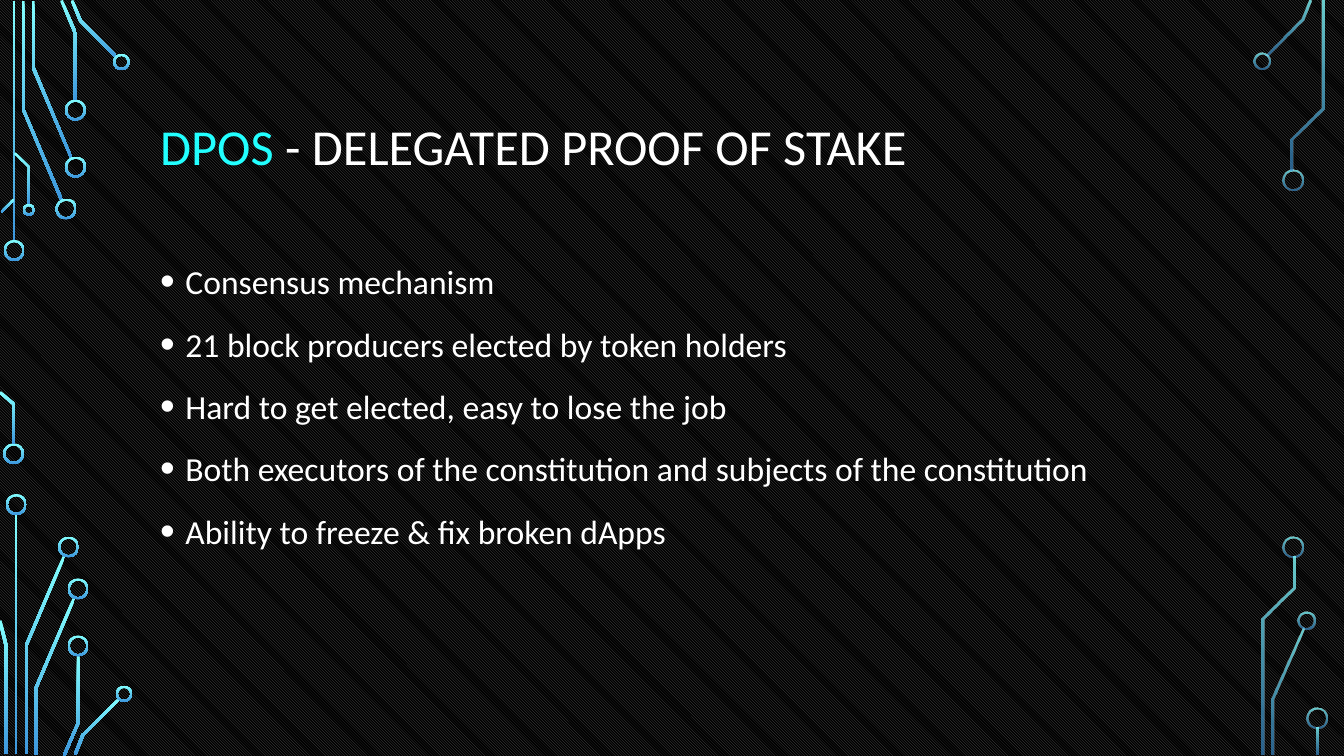
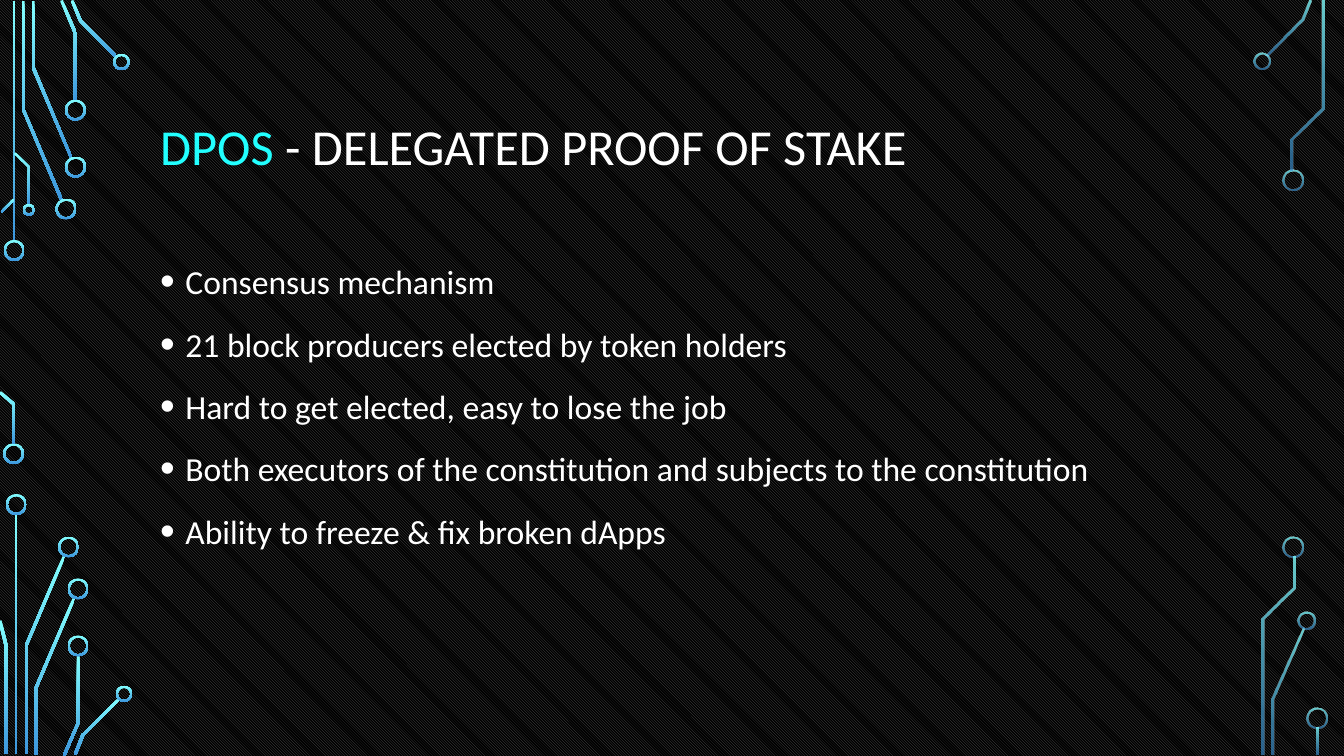
Before and after one commit to tokenika/tokenika.github.io, a slide deck: slide 19 of eostalk/EOS Talk Lodz2.pptx. Drawn at 1344x756 pixels with LibreOffice and Linux fonts; fonts in the diff are those of the drawing; background and template pictures are left out. Boxes give left, top, right and bottom in pixels: in the first picture for what was removed or moved away, otherwise in the second. Text is boxed around its words. In the diff, an @@ line names an element or a change of style, - is before the commit and + after.

```diff
--- a/eostalk/EOS Talk Lodz2.pptx
+++ b/eostalk/EOS Talk Lodz2.pptx
@@ text at box(185, 457, 1089, 487): text changed @@
-• Both executors of the constitution and subjects of the constitution
+• Both executors of the constitution and subjects to the constitution
```
Also in this commit, not shown: 8 other slides changed, 1 other file.
